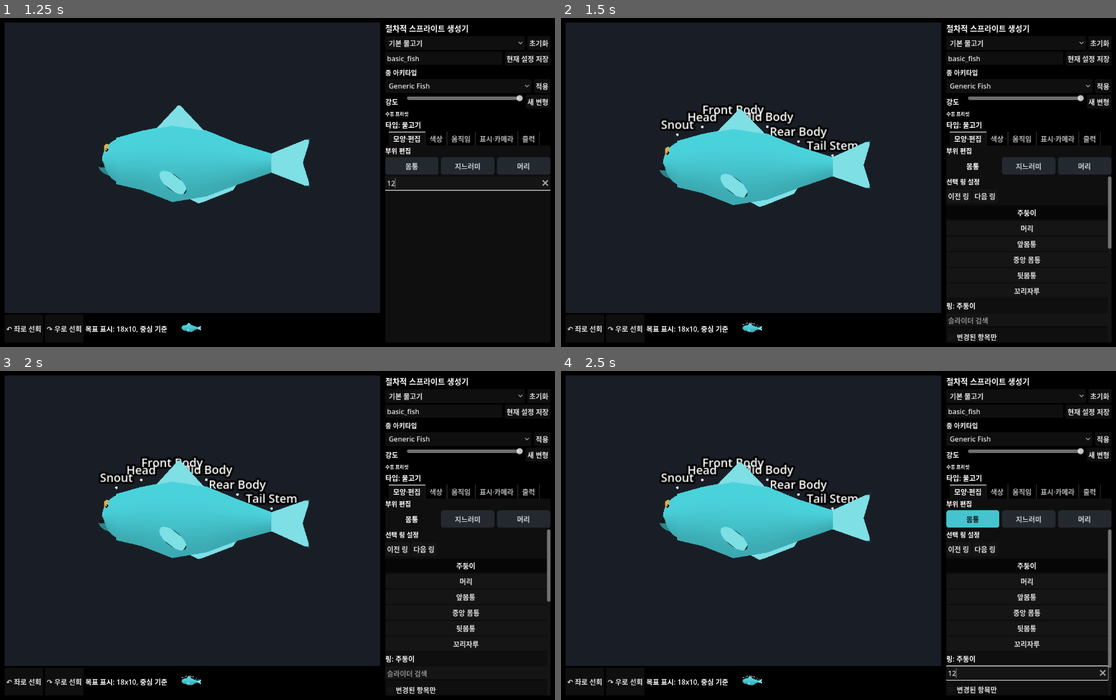
Above: before the commit, frames 1-4 (two rows, left to right).
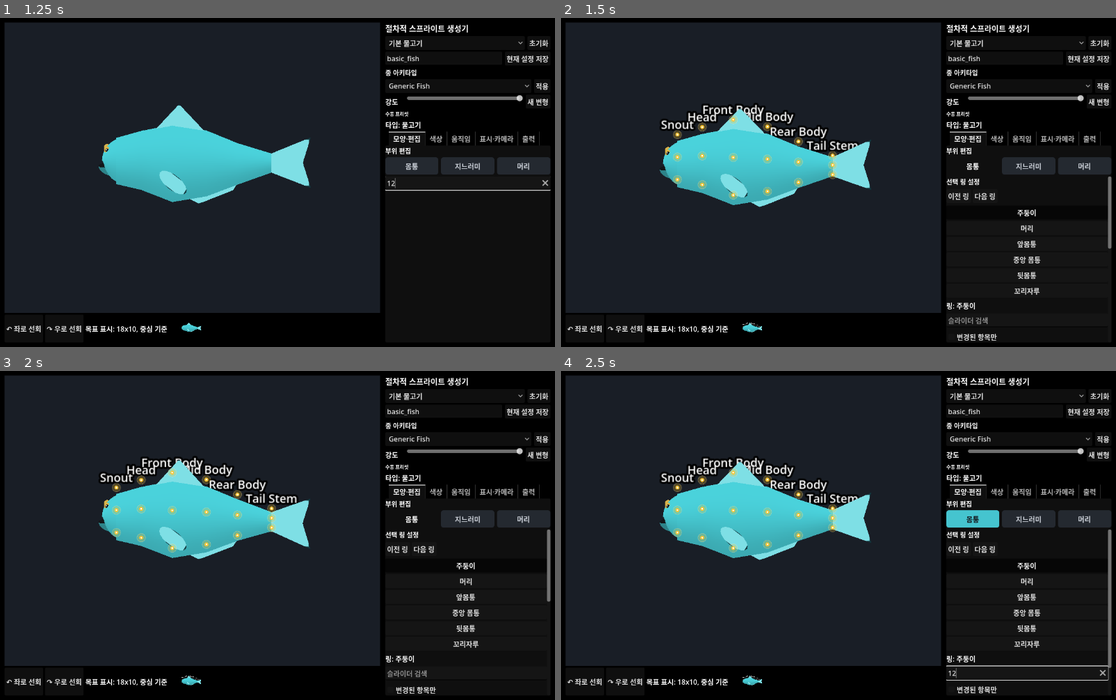
Above: after the commit, the same moments.

Repository: currywhaleshark/aquarium_sprite_mock-up_generator
Game: Godot game, scene res://scenes/Main.tscn
Two runs of this game, one before a commit and one after it. Both use one fixed random seed, a clock stepped at 60 frames per second and the inputs below.
Inputs (mouse positions are in pixels of both pictures, inside the frame that each line leads up to):
- Up to frame 1 (1.25 s): click (466, 182) at 0.52 s; type "12" at 0.6 s
- Up to frame 2 (1.5 s): click "몸통" at 1.25 s
- Up to frame 3 (2 s): no input
- Up to frame 4 (2.5 s): click (1027, 673) at 2.02 s; type "12" at 2.1 s

Frame 1 is identical in both runs. In frame 2, 0.6% of the frame differs, in the area x 20-50%, y 29-56%; in frame 3, 0.6%; in frame 4, 0.6%.

Commit message:
Drag body ring handles in preview

Diff:
--- /dev/null
+++ b/scenes/ScreenDragProjectorTest.tscn
@@ -0,0 +1,6 @@
+[gd_scene load_steps=2 format=3]
+
+[ext_resource type="Script" path="res://scripts/tools/ScreenDragProjectorTest.gd" id="1"]
+
+[node name="ScreenDragProjectorTest" type="Node"]
+script = ExtResource("1")
--- a/scripts/tools/EditModeExclusivityTest.gd
+++ b/scripts/tools/EditModeExclusivityTest.gd
@@ -30,6 +30,12 @@
 	var fin_panel: Control = main.get("fin_editor_panel")
 	var head_panel: Control = main.get("head_editor_panel")
 	var body_panel: Control = main.get("body_editor_panel")
+	var fin_controller: Node = main.get("fin_drag_controller")
+	var body_controller: Node = main.get("body_ring_drag_controller")
+	var overlay: Control = main.get("drag_handles_overlay")
+	assert(fin_controller != null)
+	assert(body_controller != null)
+	assert(overlay != null)
 
 	# Enabling one edit mode must disable the other two and reveal only its panel.
 	fin_toggle.button_pressed = true
@@ -37,6 +43,8 @@
 	assert(not head_toggle.button_pressed)
 	assert(not body_toggle.button_pressed)
 	assert(fin_panel.visible)
+	assert(bool(fin_controller.get("enabled")))
+	assert(not bool(body_controller.get("enabled")))
 
 	head_toggle.button_pressed = true
 	assert(head_toggle.button_pressed)
@@ -44,6 +52,8 @@
 	assert(not body_toggle.button_pressed)
 	assert(head_panel.visible)
 	assert(not fin_panel.visible)
+	assert(bool(fin_controller.get("enabled")))
+	assert(not bool(body_controller.get("enabled")))
 
 	body_toggle.button_pressed = true
 	assert(body_toggle.button_pressed)
@@ -51,10 +61,17 @@
 	assert(not head_toggle.button_pressed)
 	assert(body_panel.visible)
 	assert(not head_panel.visible)
+	assert(not bool(fin_controller.get("enabled")))
+	assert(bool(body_controller.get("enabled")))
+	assert(bool(overlay.get("draw_body_rings")))
+	assert(not bool(overlay.get("draw_fins")))
+	assert(not bool(overlay.get("draw_head")))
 
 	body_toggle.button_pressed = false
 	assert(not body_toggle.button_pressed)
 	assert(not body_panel.visible)
+	assert(not bool(body_controller.get("enabled")))
+	assert(not bool(overlay.get("draw_body_rings")))
 
 	DirAccess.make_dir_recursive_absolute(ProjectSettings.globalize_path("res://exports/test_results"))
 	var file := FileAccess.open("res://exports/test_results/edit_mode_exclusivity.ok", FileAccess.WRITE)
--- a/scripts/tools/EditorDragEmissionTest.gd
+++ b/scripts/tools/EditorDragEmissionTest.gd
@@ -2,14 +2,46 @@
 
 const HeadEditorPanelScript := preload("res://scripts/ui/HeadEditorPanel.gd")
 const FinVectorEditorScript := preload("res://scripts/ui/FinVectorEditor.gd")
+const BodyRingDragControllerScript := preload("res://scripts/ui/BodyRingDragController.gd")
 
 var _failed := false
+
+class StubCameraController extends Node:
+	var suppressed := false
+	func set_drag_suppressed(value: bool) -> void:
+		suppressed = value
+
+class StubBodyRingFish extends Node3D:
+	var parameters := {"body_profile": {"rings": [{"id": "mid_body"}]}}
+	var drag_calls := 0
+	var last_delta := Vector3.ZERO
+
+	func get_body_ring_handles() -> Dictionary:
+		return {
+			"mid_body": {
+				"center": global_transform * Vector3.ZERO,
+				"top": global_transform * Vector3(0.0, 0.3, 0.0),
+				"bottom": global_transform * Vector3(0.0, -0.3, 0.0)
+			}
+		}
+
+	func get_body_ring_drag_plane(ring_id: String, part: String) -> Dictionary:
+		var handles := get_body_ring_handles()
+		return {
+			"point": handles[ring_id][part],
+			"normal": Vector3.BACK
+		}
+
+	func drag_ring_handle(_ring_id: String, _part: String, world_delta: Vector3) -> void:
+		drag_calls += 1
+		last_delta += world_delta
 
 func _ready() -> void:
 	await _test_head_slider_emits_during_drag()
 	_test_vector_editor_emits_during_drag()
 	await _test_vector_editor_recovers_preview_marker_after_missed_release()
 	_test_vector_editor_emits_single_preview_marker()
+	await _test_body_ring_controller_throttles_live_drag()
 	if _failed:
 		get_tree().quit(1)
 		return
@@ -96,6 +128,71 @@
 	_require(not bool(seen[-1].get("active", true)), "marker should clear when hover leaves")
 	editor.queue_free()
 
+func _test_body_ring_controller_throttles_live_drag() -> void:
+	var fish := StubBodyRingFish.new()
+	add_child(fish)
+	var camera := Camera3D.new()
+	add_child(camera)
+	camera.projection = Camera3D.PROJECTION_ORTHOGONAL
+	camera.size = 2.0
+	camera.position = Vector3(0.0, 0.0, 6.0)
+	camera.look_at(Vector3.ZERO, Vector3.UP)
+	var input := Control.new()
+	input.size = Vector2(512, 512)
+	add_child(input)
+	var camera_controller := StubCameraController.new()
+	add_child(camera_controller)
+	var controller = BodyRingDragControllerScript.new()
+	add_child(controller)
+	controller.bind_fish(fish)
+	controller.bind_camera(camera)
+	controller.bind_camera_controller(camera_controller)
+	controller.bind_input_control(input)
+	await get_tree().process_frame
+
+	var emitted := [0]
+	controller.parameters_changed.connect(func(_parameters: Dictionary) -> void:
+		emitted[0] += 1
+	)
+	var start_pos := camera.unproject_position(fish.get_body_ring_handles()["mid_body"]["top"])
+	var press := InputEventMouseButton.new()
+	press.button_index = MOUSE_BUTTON_LEFT
+	press.pressed = true
+	press.position = start_pos
+	controller._handle_mouse_button(press)
+	_require(camera_controller.suppressed, "body ring drag should suppress camera after handle press")
+
+	for i in 5:
+		var motion := InputEventMouseMotion.new()
+		motion.position = start_pos + Vector2(12.0 * float(i + 1), -4.0)
+		controller._handle_mouse_motion(motion)
+	_require(emitted[0] == 0, "body ring drag should not emit during motion; emitted=%d" % emitted[0])
+	_require(fish.drag_calls == 0, "body ring drag should defer rig mutation until _process; calls=%d" % fish.drag_calls)
+
+	controller._process(0.016)
+	_require(fish.drag_calls == 1, "body ring drag should apply once per process frame; calls=%d" % fish.drag_calls)
+	_require(fish.last_delta.length() > 0.0, "body ring drag should accumulate nonzero world delta")
+
+	for i in 3:
+		var motion2 := InputEventMouseMotion.new()
+		motion2.position = start_pos + Vector2(90.0 + 8.0 * float(i), -8.0)
+		controller._handle_mouse_motion(motion2)
+	controller._process(0.016)
+	_require(fish.drag_calls == 2, "body ring drag should coalesce more motion into one more process call; calls=%d" % fish.drag_calls)
+
+	var release := InputEventMouseButton.new()
+	release.button_index = MOUSE_BUTTON_LEFT
+	release.pressed = false
+	release.position = start_pos + Vector2(120.0, -8.0)
+	controller._handle_mouse_button(release)
+	_require(emitted[0] == 1, "body ring drag should emit once on release; emitted=%d" % emitted[0])
+	_require(not camera_controller.suppressed, "body ring drag should release camera suppression")
+	controller.queue_free()
+	camera_controller.queue_free()
+	input.queue_free()
+	camera.queue_free()
+	fish.queue_free()
+
 func _find_head_slider(panel: Node, key: String) -> HSlider:
 	var numeric_sliders: Dictionary = panel.get("numeric_sliders")
 	if not numeric_sliders.has(key):
--- /dev/null
+++ b/scripts/tools/ScreenDragProjectorTest.gd
@@ -0,0 +1,44 @@
+extends Node
+
+const ScreenDragProjector := preload("res://scripts/ui/ScreenDragProjector.gd")
+
+func _ready() -> void:
+	var camera := Camera3D.new()
+	add_child(camera)
+	camera.projection = Camera3D.PROJECTION_ORTHOGONAL
+	camera.size = 4.0
+	_position_camera(camera, 0.0)
+	await get_tree().process_frame
+
+	var center := get_viewport().get_visible_rect().size * 0.5
+	var plane_point := Vector3.ZERO
+	var plane_normal := Vector3.BACK
+	var same := ScreenDragProjector.screen_delta_on_plane(camera, center, center, plane_point, plane_normal)
+	assert(same.length() < 0.0001)
+
+	_position_camera(camera, 35.0)
+	await get_tree().process_frame
+	var screen_right := ScreenDragProjector.screen_delta_on_plane(camera, center, center + Vector2(80.0, 0.0), plane_point, plane_normal)
+	var screen_up := ScreenDragProjector.screen_delta_on_plane(camera, center, center + Vector2(0.0, -80.0), plane_point, plane_normal)
+	assert(screen_right.x > 0.0)
+	assert(screen_up.y > 0.0)
+
+	camera.size = 2.0
+	await get_tree().process_frame
+	var zoomed_in := ScreenDragProjector.screen_delta_on_plane(camera, center, center + Vector2(80.0, 0.0), plane_point, plane_normal).length()
+	camera.size = 6.0
+	await get_tree().process_frame
+	var zoomed_out := ScreenDragProjector.screen_delta_on_plane(camera, center, center + Vector2(80.0, 0.0), plane_point, plane_normal).length()
+	assert(zoomed_in < zoomed_out)
+
+	DirAccess.make_dir_recursive_absolute(ProjectSettings.globalize_path("res://exports/test_results"))
+	var file := FileAccess.open("res://exports/test_results/screen_drag_projector.ok", FileAccess.WRITE)
+	file.store_string("screen drag projector preserves direction under camera rotation and zoom")
+	file.close()
+	print("SCREEN_DRAG_PROJECTOR_TEST_OK")
+	get_tree().quit(0)
+
+func _position_camera(camera: Camera3D, yaw_degrees: float) -> void:
+	var yaw := deg_to_rad(yaw_degrees)
+	camera.position = Vector3(sin(yaw) * 6.0, 0.0, cos(yaw) * 6.0)
+	camera.look_at(Vector3.ZERO, Vector3.UP)
--- /dev/null
+++ b/scripts/ui/BodyRingDragController.gd
@@ -0,0 +1,145 @@
+class_name BodyRingDragController
+extends Node
+
+signal parameters_changed(parameters: Dictionary)
+signal ring_handle_selected(ring_id: String)
+
+const ScreenDragProjectorScript := preload("res://scripts/ui/ScreenDragProjector.gd")
+
+const PICK_RADIUS_PX := 28.0
+const CENTER_PICK_BIAS_PX := 2.0
+
+var fish: Node
+var camera: Camera3D
+var camera_controller: Node
+var input_control: Control
+var enabled := true
+var selected_ring_id := ""
+var selected_part := ""
+var hovered_ring_id := ""
+var hovered_part := ""
+
+var _previous_mouse_pos := Vector2.ZERO
+var _accumulated_world_delta := Vector3.ZERO
+
+func _ready() -> void:
+	set_process(true)
+
+func bind_fish(new_fish: Node) -> void:
+	fish = new_fish
+	_release()
+
+func bind_camera(new_camera: Camera3D) -> void:
+	camera = new_camera
+
+func bind_camera_controller(controller: Node) -> void:
+	camera_controller = controller
+
+func bind_input_control(control: Control) -> void:
+	if input_control and input_control.gui_input.is_connected(_on_gui_input):
+		input_control.gui_input.disconnect(_on_gui_input)
+	input_control = control
+	if input_control:
+		input_control.gui_input.connect(_on_gui_input)
+
+func set_enabled(value: bool) -> void:
+	enabled = value
+	if not enabled:
+		_release()
+
+func _process(_delta: float) -> void:
+	_apply_accumulated_drag()
+
+func _on_gui_input(event: InputEvent) -> void:
+	if not enabled or fish == null:
+		return
+	if event is InputEventMouseButton:
+		_handle_mouse_button(event)
+	elif event is InputEventMouseMotion:
+		_handle_mouse_motion(event)
+
+func _handle_mouse_button(event: InputEventMouseButton) -> void:
+	if not enabled or fish == null or event.button_index != MOUSE_BUTTON_LEFT:
+		return
+	if event.pressed:
+		var picked := _pick_handle(event.position)
+		selected_ring_id = String(picked.get("ring_id", ""))
+		selected_part = String(picked.get("part", ""))
+		if selected_ring_id != "" and selected_part != "":
+			_previous_mouse_pos = event.position
+			_accumulated_world_delta = Vector3.ZERO
+			ring_handle_selected.emit(selected_ring_id)
+			_set_camera_suppressed(true)
+			if input_control:
+				input_control.accept_event()
+	else:
+		if selected_ring_id != "":
+			_apply_accumulated_drag()
+			var params: Dictionary = fish.get("parameters")
+			parameters_changed.emit(params.duplicate(true))
+			if input_control:
+				input_control.accept_event()
+		_release()
+
+func _handle_mouse_motion(event: InputEventMouseMotion) -> void:
+	if not enabled or fish == null:
+		return
+	if selected_ring_id != "":
+		var plane: Dictionary = fish.call("get_body_ring_drag_plane", selected_ring_id, selected_part)
+		var world_delta: Vector3 = ScreenDragProjectorScript.screen_delta_on_plane(
+			camera,
+			_previous_mouse_pos,
+			event.position,
+			plane.get("point", Vector3.ZERO),
+			plane.get("normal", Vector3.BACK)
+		)
+		_accumulated_world_delta += world_delta
+		_previous_mouse_pos = event.position
+		if input_control:
+			input_control.accept_event()
+	else:
+		var hover := _pick_handle(event.position)
+		hovered_ring_id = String(hover.get("ring_id", ""))
+		hovered_part = String(hover.get("part", ""))
+		if input_control:
+			input_control.mouse_default_cursor_shape = Control.CURSOR_POINTING_HAND if hovered_ring_id != "" else Control.CURSOR_ARROW
+
+func _pick_handle(mouse_position: Vector2) -> Dictionary:
+	if camera == null or fish == null or not fish.has_method("get_body_ring_handles"):
+		return {}
+	var handles: Dictionary = fish.call("get_body_ring_handles")
+	var best := {}
+	var best_score := PICK_RADIUS_PX
+	for ring_id in handles.keys():
+		var ring_handles: Dictionary = handles[ring_id]
+		for part in ["top", "bottom", "center"]:
+			if not ring_handles.has(part):
+				continue
+			var world_position: Vector3 = ring_handles[part]
+			var screen_position := camera.unproject_position(world_position)
+			var bias := CENTER_PICK_BIAS_PX if part == "center" else 0.0
+			var score := screen_position.distance_to(mouse_position) + bias
+			if score < best_score:
+				best_score = score
+				best = {"ring_id": String(ring_id), "part": String(part)}
+	return best
+
+func _apply_accumulated_drag() -> void:
+	if selected_ring_id == "" or fish == null or _accumulated_world_delta.length_squared() <= 0.0000001:
+		return
+	fish.call("drag_ring_handle", selected_ring_id, selected_part, _accumulated_world_delta)
+	_accumulated_world_delta = Vector3.ZERO
+
+func _release() -> void:
+	selected_ring_id = ""
+	selected_part = ""
+	hovered_ring_id = ""
+	hovered_part = ""
+	_accumulated_world_delta = Vector3.ZERO
+	_set_camera_suppressed(false)
+	if input_control:
+		input_control.mouse_default_cursor_shape = Control.CURSOR_ARROW
+
+func _set_camera_suppressed(value: bool) -> void:
+	if camera_controller and camera_controller.has_method("set_drag_suppressed"):
+		camera_controller.call("set_drag_suppressed", value)
--- a/scripts/ui/DragHandlesOverlay.gd
+++ b/scripts/ui/DragHandlesOverlay.gd
@@ -8,9 +8,11 @@
 var camera: Camera3D
 var fish: FishRig
 var fin_drag_controller: Node
+var body_ring_drag_controller: Node
 
 var draw_fins := false
 var draw_head := false
+var draw_body_rings := false
 # Set by Main while a numeric editor slider is being adjusted. The fish resolves
 # the key to a world-space point and the overlay draws a temporary crosshair there.
 var indicator_key := ""
@@ -34,7 +36,7 @@
 
 func _update_hovered_handle() -> void:
 	hovered_handle = ""
-	if camera == null or fish == null or not (draw_fins or draw_head or vector_edit_marker_active):
+	if camera == null or fish == null or not (draw_fins or draw_head or draw_body_rings or vector_edit_marker_active):
 		return
 
 	var mouse_pos := get_local_mouse_position()
@@ -58,6 +60,20 @@
 			best_distance = distance
 			hovered_handle = String(handle_id)
 
+	if draw_body_rings and fish.has_method("get_body_ring_handles"):
+		var ring_points: Dictionary = fish.call("get_body_ring_handles")
+		for ring_id in ring_points.keys():
+			var ring_handles: Dictionary = ring_points[ring_id]
+			for part in ["top", "bottom", "center"]:
+				if not ring_handles.has(part):
+					continue
+				var world_pos: Vector3 = ring_handles[part]
+				var screen_pos := camera.unproject_position(world_pos) * scale_factor
+				var distance := screen_pos.distance_to(mouse_pos)
+				if distance < best_distance:
+					best_distance = distance
+					hovered_handle = "%s:%s" % [String(ring_id), String(part)]
+
 func _should_draw_handle(handle_id: String) -> bool:
 	if handle_id.begins_with("eye") or handle_id == "operculum":
 		return draw_head
@@ -65,7 +81,7 @@
 		return draw_fins
 
 func _draw() -> void:
-	if camera == null or fish == null or not (draw_fins or draw_head or vector_edit_marker_active or indicator_key != ""):
+	if camera == null or fish == null or not (draw_fins or draw_head or draw_body_rings or vector_edit_marker_active or indicator_key != ""):
 		return
 
 	var font := get_theme_font("font")
@@ -129,6 +145,46 @@
 
 			# Draw text
 			draw_string(font, text_pos, label_text, HORIZONTAL_ALIGNMENT_LEFT, -1, font_size, Color.WHITE)
+
+	if draw_body_rings and fish.has_method("get_body_ring_handles"):
+		var selected_ring_id := String(body_ring_drag_controller.get("selected_ring_id") if body_ring_drag_controller else "")
+		var selected_part := String(body_ring_drag_controller.get("selected_part") if body_ring_drag_controller else "")
+		var ring_points: Dictionary = fish.call("get_body_ring_handles")
+		for ring_id in ring_points.keys():
+			var ring_handles: Dictionary = ring_points[ring_id]
+			for part in ["top", "bottom", "center"]:
+				if not ring_handles.has(part):
+					continue
+				var screen_pos := camera.unproject_position(ring_handles[part]) * scale_factor
+				var ring_handle_id := "%s:%s" % [String(ring_id), String(part)]
+				var is_hovered := ring_handle_id == hovered_handle
+				var is_selected := String(ring_id) == selected_ring_id and String(part) == selected_part
+				var outer_radius := 10.0
+				var inner_radius := 4.5
+				var main_color := Color(1.0, 0.78, 0.18, 0.9)
+				var outer_color := Color(1.0, 0.78, 0.18, 0.25)
+				if is_selected:
+					main_color = Color(1.0, 0.45, 0.0, 0.95)
+					outer_color = Color(1.0, 0.45, 0.0, 0.35)
+					outer_radius = 13.0
+					inner_radius = 6.0
+				elif is_hovered:
+					main_color = Color(0.15, 0.9, 0.4, 0.9)
+					outer_color = Color(0.15, 0.9, 0.4, 0.3)
+					outer_radius = 12.0
+					inner_radius = 5.5
+				draw_circle(screen_pos, outer_radius, outer_color)
+				draw_circle(screen_pos, inner_radius, main_color)
+				draw_circle(screen_pos, 1.8, Color.WHITE)
+				draw_arc(screen_pos, outer_radius, 0.0, TAU, 16, Color(1, 1, 1, 0.5 if is_hovered or is_selected else 0.2), 1.0)
+				if is_hovered or is_selected:
+					var label_text := _body_ring_handle_label(part)
+					var text_size: Vector2 = font.get_string_size(label_text, HORIZONTAL_ALIGNMENT_LEFT, -1, font_size)
+					var text_pos := screen_pos + Vector2(15, 4)
+					var rect := Rect2(text_pos - Vector2(6, 16), text_size + Vector2(12, 6))
+					draw_rect(rect, Color(0, 0, 0, 0.7), true)
+					draw_rect(rect, main_color, false, 1.0, 4.0)
+					draw_string(font, text_pos, label_text, HORIZONTAL_ALIGNMENT_LEFT, -1, font_size, Color.WHITE)
 
 	if vector_edit_marker_active and vector_edit_slot != "" and fish.has_method("get_vector_edit_marker_world"):
 		var world_pos: Vector3 = fish.call("get_vector_edit_marker_world", vector_edit_slot, vector_edit_marker_norm)
@@ -193,3 +249,13 @@
 		"dorsal_2":
 			return "등지느러미 2"
 	return handle_id.capitalize()
+
+func _body_ring_handle_label(part: String) -> String:
+	match part:
+		"top":
+			return "링 상단"
+		"bottom":
+			return "링 하단"
+		"center":
+			return "링 중심"
+	return "링"
--- a/scripts/ui/Main.gd
+++ b/scripts/ui/Main.gd
@@ -7,6 +7,7 @@
 const PreviewControlsScript := preload("res://scripts/ui/PreviewControls.gd")
 const PreviewCameraControllerScript := preload("res://scripts/ui/PreviewCameraController.gd")
 const FishFinDragControllerScript := preload("res://scripts/ui/FishFinDragController.gd")
+const BodyRingDragControllerScript := preload("res://scripts/ui/BodyRingDragController.gd")
 const FinEditorPanelScript := preload("res://scripts/ui/FinEditorPanel.gd")
 const HeadEditorPanelScript := preload("res://scripts/ui/HeadEditorPanel.gd")
 const BodyEditorPanelScript := preload("res://scripts/ui/BodyEditorPanel.gd")
@@ -30,6 +31,7 @@
 var camera: Camera3D
 var camera_controller: Node
 var fin_drag_controller: Node
+var body_ring_drag_controller: Node
 var drag_handles_overlay: Control
 var indicator_timer: Timer
 var hovered_slider_key := ""
@@ -167,7 +169,6 @@
 	viewport_container.size_flags_horizontal = Control.SIZE_EXPAND_FILL
 	viewport_container.size_flags_vertical = Control.SIZE_EXPAND_FILL
 	viewport_container.set_anchors_and_offsets_preset(Control.PRESET_FULL_RECT)
-	viewport_container.gui_input.connect(_on_preview_gui_input)
 	preview_stack.add_child(viewport_container)
 
 	viewport = SubViewport.new()
@@ -681,11 +682,26 @@
 	fin_drag_controller.call("bind_camera", camera)
 	fin_drag_controller.call("bind_camera_controller", camera_controller)
 	fin_drag_controller.call("bind_input_control", viewport_container)
+	body_ring_drag_controller = BodyRingDragControllerScript.new()
+	body_ring_drag_controller.name = "BodyRingDragController"
+	add_child(body_ring_drag_controller)
+	body_ring_drag_controller.call("bind_camera", camera)
+	body_ring_drag_controller.call("bind_camera_controller", camera_controller)
+	body_ring_drag_controller.call("bind_input_control", viewport_container)
+	body_ring_drag_controller.call("set_enabled", false)
 	if drag_handles_overlay:
 		drag_handles_overlay.camera = camera
 		drag_handles_overlay.fin_drag_controller = fin_drag_controller
+		drag_handles_overlay.body_ring_drag_controller = body_ring_drag_controller
 	fin_drag_controller.parameters_changed.connect(func(parameters: Dictionary) -> void:
 		_apply_parameters_from_editor(parameters)
+	)
+	body_ring_drag_controller.parameters_changed.connect(func(parameters: Dictionary) -> void:
+		_apply_parameters_from_editor(parameters)
+	)
+	body_ring_drag_controller.ring_handle_selected.connect(func(ring_id: String) -> void:
+		if body_editor_panel:
+			body_editor_panel.call("select_ring_by_id", ring_id)
 	)
 	camera_controller.camera_changed.connect(func(_state: Dictionary) -> void:
 		_update_reference_overlay_transform()
@@ -944,6 +960,8 @@
 	if _is_fish():
 		fin_drag_controller.call("bind_fish", current_rig)
 		fin_drag_controller.call("set_enabled", true)
+		if body_ring_drag_controller:
+			body_ring_drag_controller.call("bind_fish", current_rig)
 		if drag_handles_overlay:
 			drag_handles_overlay.fish = current_rig as FishRig
 			_update_overlay_visibility()
@@ -956,6 +974,9 @@
 	elif _is_ray():
 		fin_drag_controller.call("bind_fish", null)
 		fin_drag_controller.call("set_enabled", false)
+		if body_ring_drag_controller:
+			body_ring_drag_controller.call("bind_fish", null)
+			body_ring_drag_controller.call("set_enabled", false)
 		if drag_handles_overlay:
 			drag_handles_overlay.fish = null
 			_update_overlay_visibility()
@@ -968,6 +989,9 @@
 	else:
 		fin_drag_controller.call("bind_fish", null)
 		fin_drag_controller.call("set_enabled", false)
+		if body_ring_drag_controller:
+			body_ring_drag_controller.call("bind_fish", null)
+			body_ring_drag_controller.call("set_enabled", false)
 		if drag_handles_overlay:
 			drag_handles_overlay.fish = null
 			_update_overlay_visibility()
@@ -1299,6 +1323,9 @@
 		current_rig.call("set_ring_editor_enabled", enabled)
 	if enabled:
 		_select_exclusive_edit_toggle(body_edit_toggle)
+	if drag_handles_overlay:
+		drag_handles_overlay.draw_body_rings = enabled and _is_fish()
+		_update_overlay_visibility()
 	_sync_edit_input_state()
 
 func _select_exclusive_edit_toggle(active_toggle: CheckButton) -> void:
@@ -1356,10 +1383,15 @@
 func _sync_edit_input_state() -> void:
 	if camera_controller:
 		camera_controller.set("input_enabled", true)
+	var body_active := body_edit_toggle != null and body_edit_toggle.button_pressed and _is_fish()
+	if fin_drag_controller:
+		fin_drag_controller.call("set_enabled", _is_fish() and not body_active)
+	if body_ring_drag_controller:
+		body_ring_drag_controller.call("set_enabled", body_active)
 
 func _update_overlay_visibility() -> void:
 	if drag_handles_overlay:
-		drag_handles_overlay.visible = _is_fish() and (drag_handles_overlay.draw_fins or drag_handles_overlay.draw_head or drag_handles_overlay.vector_edit_marker_active or String(drag_handles_overlay.indicator_key) != "")
+		drag_handles_overlay.visible = _is_fish() and (drag_handles_overlay.draw_fins or drag_handles_overlay.draw_head or drag_handles_overlay.draw_body_rings or drag_handles_overlay.vector_edit_marker_active or String(drag_handles_overlay.indicator_key) != "")
 
 func _unhandled_input(event: InputEvent) -> void:
 	if event is InputEventKey and event.pressed and not event.echo:
--- /dev/null
+++ b/scripts/ui/ScreenDragProjector.gd
@@ -0,0 +1,19 @@
+class_name ScreenDragProjector
+extends RefCounted
+
+static func screen_delta_on_plane(
+	camera: Camera3D,
+	from_pos: Vector2,
+	to_pos: Vector2,
+	plane_point: Vector3,
+	plane_normal: Vector3
+) -> Vector3:
+	if camera == null or plane_normal.length_squared() < 0.000001:
+		return Vector3.ZERO
+	var normal := plane_normal.normalized()
+	var plane := Plane(normal, normal.dot(plane_point))
+	var from_hit = plane.intersects_ray(camera.project_ray_origin(from_pos), camera.project_ray_normal(from_pos))
+	var to_hit = plane.intersects_ray(camera.project_ray_origin(to_pos), camera.project_ray_normal(to_pos))
+	if typeof(from_hit) != TYPE_VECTOR3 or typeof(to_hit) != TYPE_VECTOR3:
+		return Vector3.ZERO
+	return to_hit - from_hit
